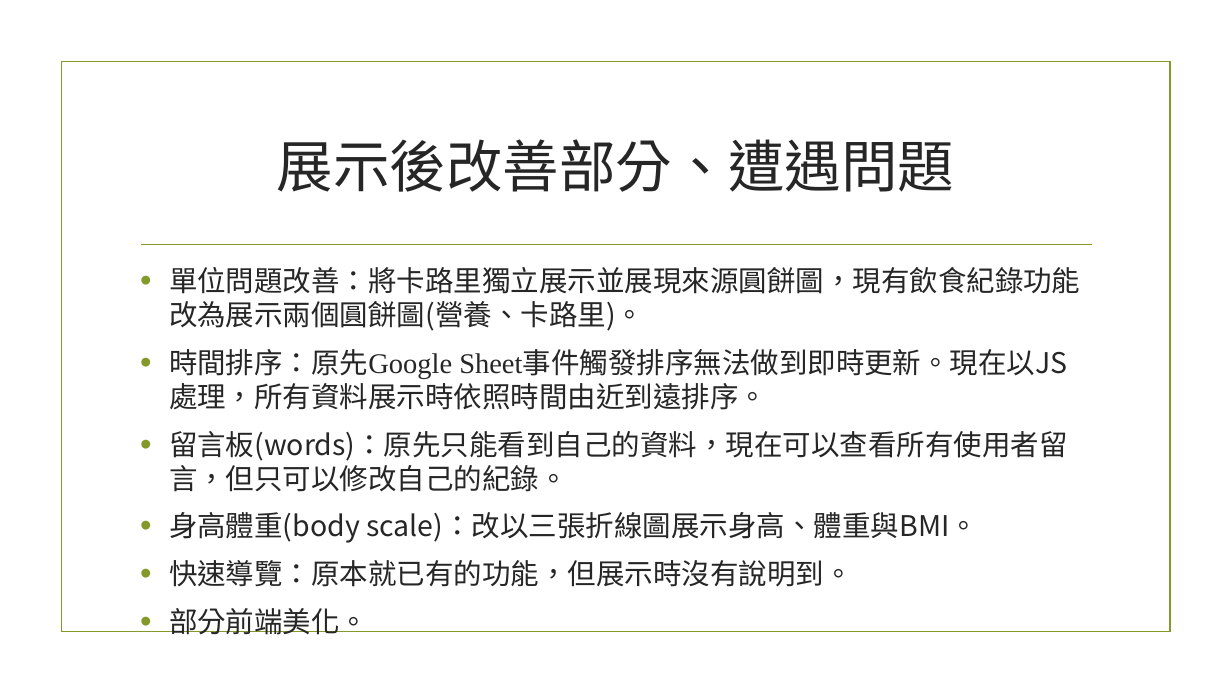
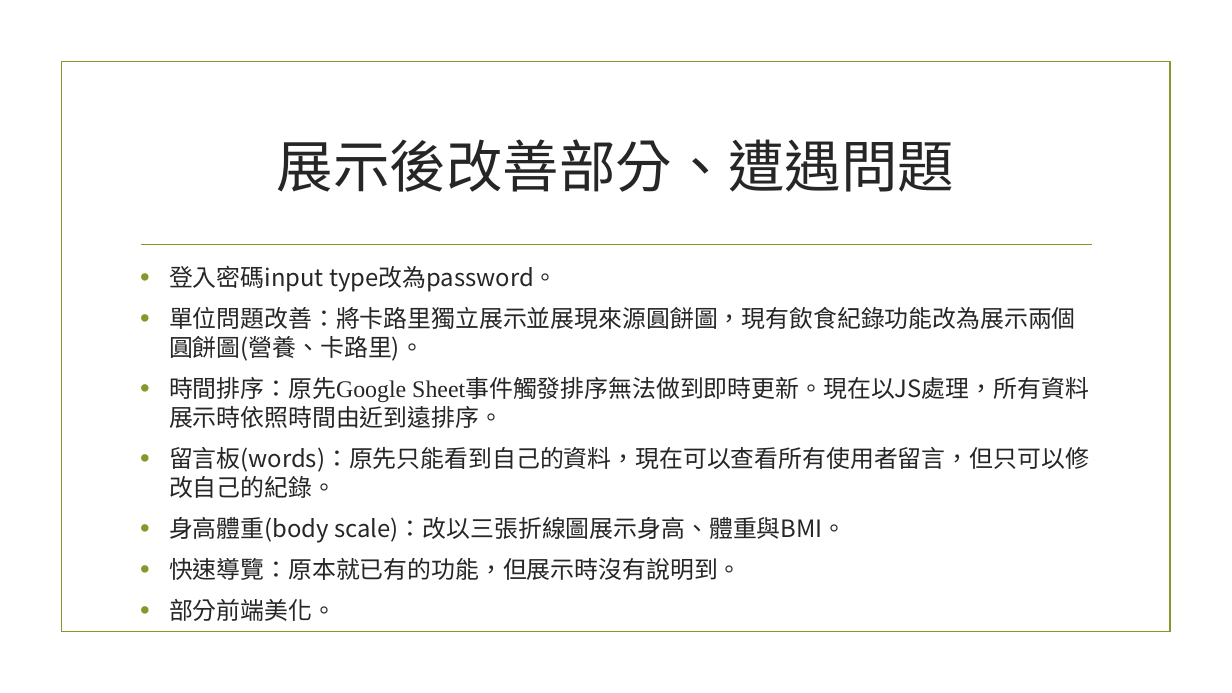
Before and after one commit to 00757039/NoFoodNoLife, a slide deck: slide 12 of 網站說明.pptx. Drawn at 1232x693 pixels with LibreOffice and Linux fonts; fonts in the diff are those of the drawing; background and template pictures are left out. Boxes give left, top, right and bottom in pixels: in the first picture for what was removed or moved away, otherwise in the second. Text is boxed around its words. In the diff, an @@ line names an element or a change of style, - is before the commit and + after.

```diff
--- a/網站說明.pptx
+++ b/網站說明.pptx
@@ text at <box>169,266,558,292</box>: paragraph added @@
+• 登入密碼input type改為password。
@@ text at <box>169,307,1089,580</box>: size 22.2 to 18.6 pt @@
```
